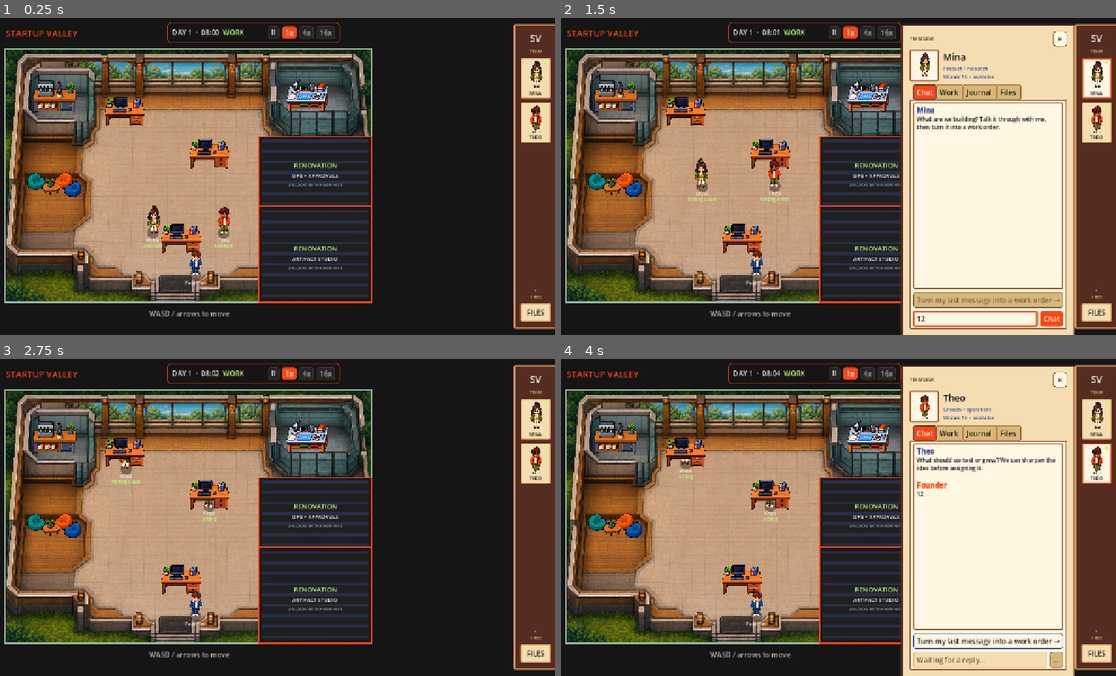
Above: before the commit, frames 1-4 (two rows, left to right).
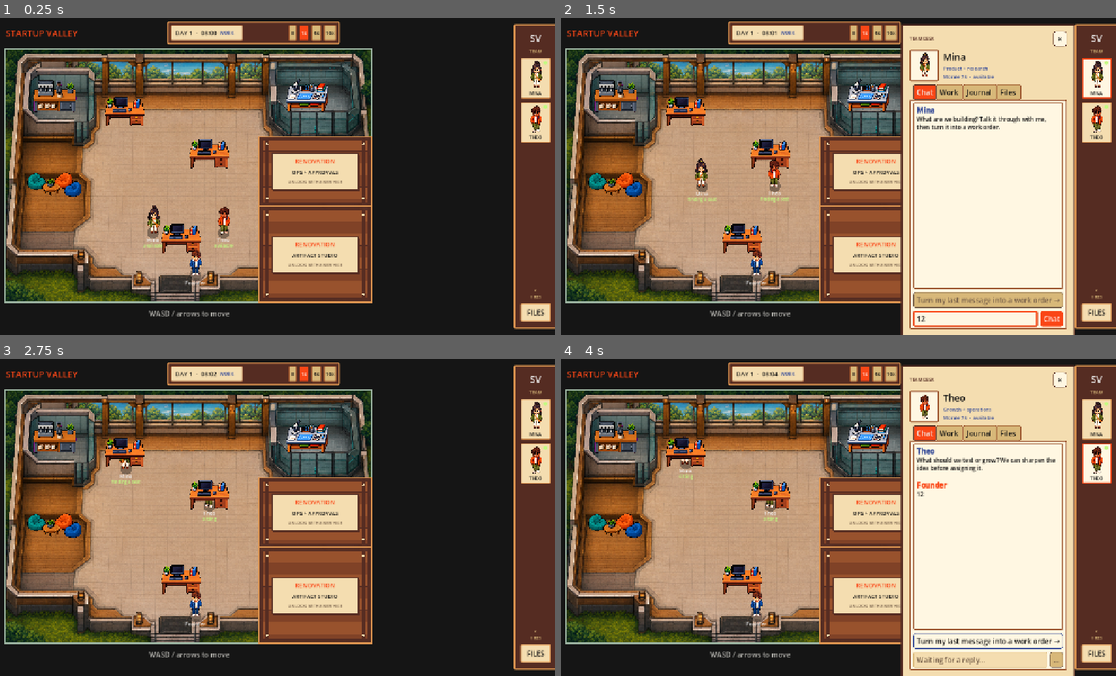
Above: after the commit, the same moments.

Repository: zhast/startup-valley
Game: Godot game, scene res://world/main.tscn
Two runs of this game, one before a commit and one after it. Both use one fixed random seed, a clock stepped at 60 frames per second and the inputs below.
Inputs (mouse positions are in pixels of both pictures, inside the frame that each line leads up to):
- Up to frame 1 (0.25 s): no input
- Up to frame 2 (1.5 s): click "MINA" at 0.5 s; click (977, 319) at 1.27 s; type "12" at 1.35 s
- Up to frame 3 (2.75 s): click "×" at 2 s
- Up to frame 4 (4 s): click "THEO" at 2.75 s; click "Chat" at 3.5 s

The runs differ from the first frame. In frame 1, 13% of the frame differs, in the area x 30-68%, y 1-90%; in frame 2, 10%; in frame 3, 13%; in frame 4, 10%.

Commit message:
feat(game): extend wooden notebook ui

Diff:
--- a/game/ui/artifact_viewer.gd
+++ b/game/ui/artifact_viewer.gd
@@ -2,11 +2,16 @@
 extends Control
 
 const VERMILION := Color("fa4616")
-const OFF_WHITE := Color("f1f1f1")
 const CHARCOAL := Color("151515")
-const CERULEAN := Color("6196c1")
+const INDIGO := Color("354b98")
 const CHARTREUSE := Color("c1fa81")
-const DUST := Color("b6b5b0")
+const PARCHMENT := Color("f4ddb0")
+const PARCHMENT_LIGHT := Color("fff7e2")
+const PARCHMENT_DARK := Color("d8b879")
+const WOOD := Color("9b542d")
+const WOOD_DARK := Color("552c22")
+const WOOD_LIGHT := Color("de9550")
+const MUTED_INK := Color("725b46")
 
 var _title_label: Label
 var _content: TextEdit
@@ -20,15 +25,7 @@
 	_build_interface()
 
 func _build_interface() -> void:
-	var style := StyleBoxFlat.new()
-	style.bg_color = CHARCOAL
-	style.border_color = VERMILION
-	style.set_border_width_all(2)
-	style.corner_radius_top_left = 12
-	style.corner_radius_top_right = 12
-	style.corner_radius_bottom_left = 12
-	style.corner_radius_bottom_right = 12
-	_modal.add_theme_stylebox_override("panel", style)
+	_modal.add_theme_stylebox_override("panel", _stylebox(PARCHMENT, WOOD_DARK, 5, 3))
 
 	var margin := MarginContainer.new()
 	margin.add_theme_constant_override("margin_left", 18)
@@ -45,38 +42,44 @@
 	var file_mark := Label.new()
 	file_mark.text = "▤"
 	file_mark.add_theme_font_size_override("font_size", 22)
-	file_mark.add_theme_color_override("font_color", VERMILION)
+	file_mark.add_theme_color_override("font_color", INDIGO)
 	header.add_child(file_mark)
 	_title_label = Label.new()
 	_title_label.text = "Artifact"
 	_title_label.add_theme_font_size_override("font_size", 18)
-	_title_label.add_theme_color_override("font_color", OFF_WHITE)
+	_title_label.add_theme_color_override("font_color", CHARCOAL)
 	_title_label.size_flags_horizontal = Control.SIZE_EXPAND_FILL
 	header.add_child(_title_label)
 	_close_button = Button.new()
 	_close_button.text = "Close"
 	_close_button.pressed.connect(hide)
-	_close_button.add_theme_stylebox_override("normal", _stylebox(Color("252525"), CERULEAN, 1, 5))
-	_close_button.add_theme_stylebox_override("hover", _stylebox(Color("303030"), CERULEAN, 2, 5))
-	_close_button.add_theme_stylebox_override("focus", _stylebox(Color("202020"), CHARTREUSE, 2, 5))
-	_close_button.add_theme_color_override("font_color", OFF_WHITE)
+	_close_button.add_theme_stylebox_override("normal", _stylebox(WOOD, WOOD_DARK, 2, 2))
+	_close_button.add_theme_stylebox_override("hover", _stylebox(WOOD_LIGHT, VERMILION, 2, 2))
+	_close_button.add_theme_stylebox_override("pressed", _stylebox(VERMILION, WOOD_DARK, 2, 2))
+	_close_button.add_theme_stylebox_override("focus", _stylebox(WOOD, CHARTREUSE, 2, 2))
+	_close_button.add_theme_color_override("font_color", PARCHMENT_LIGHT)
+	_close_button.add_theme_color_override("font_hover_color", CHARCOAL)
+	_close_button.add_theme_color_override("font_pressed_color", PARCHMENT_LIGHT)
 	header.add_child(_close_button)
 	var caption := Label.new()
 	caption.text = "DELIVERY PREVIEW  ·  READ ONLY"
 	caption.add_theme_font_size_override("font_size", 10)
-	caption.add_theme_color_override("font_color", DUST)
+	caption.add_theme_color_override("font_color", MUTED_INK)
 	column.add_child(caption)
+	var rule := HSeparator.new()
+	rule.add_theme_stylebox_override("separator", _stylebox(PARCHMENT_DARK, PARCHMENT_DARK, 1, 0))
+	column.add_child(rule)
 
 	_content = TextEdit.new()
 	_content.editable = false
 	_content.wrap_mode = TextEdit.LINE_WRAPPING_BOUNDARY
 	_content.size_flags_vertical = Control.SIZE_EXPAND_FILL
 	_content.add_theme_font_size_override("font_size", 14)
-	_content.add_theme_color_override("font_color", OFF_WHITE)
-	_content.add_theme_color_override("font_readonly_color", OFF_WHITE)
+	_content.add_theme_color_override("font_color", CHARCOAL)
+	_content.add_theme_color_override("font_readonly_color", CHARCOAL)
 	_content.add_theme_color_override("caret_color", VERMILION)
-	_content.add_theme_stylebox_override("normal", _stylebox(Color("202020"), Color("484848"), 1, 6))
-	_content.add_theme_stylebox_override("read_only", _stylebox(Color("202020"), Color("484848"), 1, 6))
+	_content.add_theme_stylebox_override("normal", _stylebox(PARCHMENT_LIGHT, WOOD, 2, 2))
+	_content.add_theme_stylebox_override("read_only", _stylebox(PARCHMENT_LIGHT, WOOD, 2, 2))
 	column.add_child(_content)
 
 func _stylebox(background: Color, border: Color, width: int, radius: int) -> StyleBoxFlat:
--- a/game/ui/clock_panel.gd
+++ b/game/ui/clock_panel.gd
@@ -6,43 +6,56 @@
 const VERMILION := Color("fa4616")
 const OFF_WHITE := Color("f1f1f1")
 const CHARCOAL := Color("151515")
-const CERULEAN := Color("6196c1")
+const INDIGO := Color("354b98")
 const CHARTREUSE := Color("c1fa81")
-const DUST := Color("b6b5b0")
+const PARCHMENT := Color("f4ddb0")
+const PARCHMENT_LIGHT := Color("fff7e2")
+const PARCHMENT_DARK := Color("d8b879")
+const WOOD := Color("9b542d")
+const WOOD_DARK := Color("552c22")
+const WOOD_LIGHT := Color("de9550")
+const MUTED_INK := Color("725b46")
 
 var _time_label: Label
 var _phase_label: Label
 var _speed_buttons: Array[Button] = []
 
 func _ready() -> void:
-	var style := StyleBoxFlat.new()
-	style.bg_color = CHARCOAL
-	style.border_color = VERMILION
-	style.set_border_width_all(1)
-	style.corner_radius_top_left = 8
-	style.corner_radius_top_right = 8
-	style.corner_radius_bottom_left = 8
-	style.corner_radius_bottom_right = 8
-	add_theme_stylebox_override("panel", style)
+	add_theme_stylebox_override("panel", _panel_style(WOOD_DARK, WOOD_LIGHT, 3, 3))
 
 	var margin := MarginContainer.new()
-	margin.add_theme_constant_override("margin_left", 10)
-	margin.add_theme_constant_override("margin_right", 10)
-	margin.add_theme_constant_override("margin_top", 8)
-	margin.add_theme_constant_override("margin_bottom", 8)
+	margin.add_theme_constant_override("margin_left", 5)
+	margin.add_theme_constant_override("margin_right", 5)
+	margin.add_theme_constant_override("margin_top", 5)
+	margin.add_theme_constant_override("margin_bottom", 5)
 	add_child(margin)
 	var row := HBoxContainer.new()
-	row.add_theme_constant_override("separation", 7)
+	row.add_theme_constant_override("separation", 5)
 	margin.add_child(row)
+
+	var clock_face := PanelContainer.new()
+	clock_face.custom_minimum_size = Vector2(164.0, 0.0)
+	clock_face.add_theme_stylebox_override("panel", _panel_style(PARCHMENT, WOOD, 2, 2))
+	row.add_child(clock_face)
+	var clock_margin := MarginContainer.new()
+	clock_margin.add_theme_constant_override("margin_left", 8)
+	clock_margin.add_theme_constant_override("margin_right", 8)
+	clock_margin.add_theme_constant_override("margin_top", 3)
+	clock_margin.add_theme_constant_override("margin_bottom", 3)
+	clock_face.add_child(clock_margin)
+	var clock_row := HBoxContainer.new()
+	clock_row.add_theme_constant_override("separation", 7)
+	clock_margin.add_child(clock_row)
 	_time_label = Label.new()
 	_time_label.text = "DAY 1  ·  08:00"
-	_time_label.add_theme_font_size_override("font_size", 16)
-	_time_label.add_theme_color_override("font_color", OFF_WHITE)
-	row.add_child(_time_label)
+	_time_label.add_theme_font_size_override("font_size", 14)
+	_time_label.add_theme_color_override("font_color", CHARCOAL)
+	clock_row.add_child(_time_label)
 	_phase_label = Label.new()
 	_phase_label.text = "WORK"
-	_phase_label.add_theme_color_override("font_color", CHARTREUSE)
-	row.add_child(_phase_label)
+	_phase_label.add_theme_font_size_override("font_size", 10)
+	_phase_label.add_theme_color_override("font_color", INDIGO)
+	clock_row.add_child(_phase_label)
 	var spacer := Control.new()
 	spacer.size_flags_horizontal = Control.SIZE_EXPAND_FILL
 	row.add_child(spacer)
@@ -52,33 +65,46 @@
 		button.text = "Ⅱ" if value == 0.0 else "%dx" % int(value)
 		button.tooltip_text = "Pause clock" if value == 0.0 else "%d game minutes per second" % int(value)
 		button.pressed.connect(speed_selected.emit.bind(value))
-		button.add_theme_stylebox_override("normal", _button_style(Color("252525"), Color("484848"), 1))
-		button.add_theme_stylebox_override("hover", _button_style(Color("303030"), CERULEAN, 1))
-		button.add_theme_stylebox_override("pressed", _button_style(VERMILION, VERMILION, 1))
-		button.add_theme_stylebox_override("focus", _button_style(Color("00000000"), CHARTREUSE, 2))
-		button.add_theme_color_override("font_color", DUST)
+		button.add_theme_font_size_override("font_size", 11)
+		button.add_theme_stylebox_override("normal", _button_style(PARCHMENT_DARK, WOOD, 2))
+		button.add_theme_stylebox_override("hover", _button_style(PARCHMENT_LIGHT, VERMILION, 2))
+		button.add_theme_stylebox_override("pressed", _button_style(VERMILION, WOOD_DARK, 2))
+		button.add_theme_stylebox_override("focus", _button_style(PARCHMENT_LIGHT, CHARTREUSE, 2))
+		button.add_theme_color_override("font_color", CHARCOAL)
+		button.add_theme_color_override("font_hover_color", CHARCOAL)
 		button.add_theme_color_override("font_pressed_color", Color.WHITE)
+		button.add_theme_color_override("font_focus_color", CHARCOAL)
 		_speed_buttons.append(button)
 		row.add_child(button)
+
+func _panel_style(background: Color, border: Color, width: int, radius: int) -> StyleBoxFlat:
+	var style := StyleBoxFlat.new()
+	style.bg_color = background
+	style.border_color = border
+	style.set_border_width_all(width)
+	style.set_corner_radius_all(radius)
+	return style
 
 func _button_style(background: Color, border: Color, width: int) -> StyleBoxFlat:
 	var style := StyleBoxFlat.new()
 	style.bg_color = background
 	style.border_color = border
 	style.set_border_width_all(width)
-	style.set_corner_radius_all(4)
-	style.content_margin_left = 7.0
-	style.content_margin_right = 7.0
+	style.set_corner_radius_all(2)
+	style.content_margin_left = 5.0
+	style.content_margin_right = 5.0
+	style.content_margin_top = 3.0
+	style.content_margin_bottom = 3.0
 	return style
 
 func show_clock(day: int, minute_of_day: int, phase: String, speed: float) -> void:
 	_time_label.text = "DAY %d  ·  %02d:%02d" % [day, minute_of_day / 60, minute_of_day % 60]
 	_phase_label.text = phase.to_upper()
-	var color := CHARTREUSE
+	var color := INDIGO
 	if phase == "lunch":
 		color = VERMILION
 	elif phase == "off":
-		color = DUST
+		color = MUTED_INK
 	_phase_label.add_theme_color_override("font_color", color)
 	var speeds := [0.0, 1.0, 4.0, 16.0]
 	for index in range(_speed_buttons.size()):
--- a/game/ui/clock_panel.tscn
+++ b/game/ui/clock_panel.tscn
@@ -4,7 +4,7 @@
 
 [node name="ClockPanel" type="PanelContainer"]
 offset_left = 400.0
-offset_top = 10.0
+offset_top = 8.0
 offset_right = 792.0
-offset_bottom = 56.0
+offset_bottom = 60.0
 script = ExtResource("1")
--- a/game/world/town_room.gd
+++ b/game/world/town_room.gd
@@ -9,10 +9,16 @@
 const APPROVAL_CONSOLE_SCENE: PackedScene = preload("res://props/approval_console.tscn")
 const ARTIFACT_ARCHIVE_SCENE: PackedScene = preload("res://props/artifact_archive.tscn")
 const PROTOTYPE_BENCH_SCENE: PackedScene = preload("res://props/prototype_bench.tscn")
-const LOCKED_FILL := Color("151515f2")
-const LOCKED_INSET := Color("202020ed")
-const LOCKED_STRIPE := Color("354b9855")
-const LOCKED_BORDER := Color("fa4616")
+const LOCKED_FILL := Color("552c22f5")
+const LOCKED_INSET := Color("6e3b28f2")
+const LOCKED_PLANK_A := Color("9b542ded")
+const LOCKED_PLANK_B := Color("814327ed")
+const LOCKED_BORDER := Color("de9550")
+const LOCKED_PARCHMENT := Color("f4ddb0")
+const LOCKED_PARCHMENT_LIGHT := Color("fff7e2")
+const LOCKED_INK := Color("151515")
+const LOCKED_MUTED_INK := Color("725b46")
+const LOCKED_ACCENT := Color("fa4616")
 
 var tile_size: int = 32
 var grid_width: int = 26
@@ -244,39 +250,71 @@
 func _draw_locked_section(section: Dictionary) -> void:
 	var area := _section_rect(section)
 	draw_rect(area, LOCKED_FILL, true)
-	var inset := area.grow(-7.0)
+	var inset := area.grow(-8.0)
 	draw_rect(inset, LOCKED_INSET, true)
-	var stripe_y := inset.position.y
-	while stripe_y < inset.end.y:
-		draw_rect(Rect2(inset.position.x, stripe_y, inset.size.x, 7.0), LOCKED_STRIPE, true)
-		stripe_y += 24.0
+	var plank_y := inset.position.y
+	var plank_index := 0
+	while plank_y < inset.end.y:
+		var plank_height := minf(27.0, inset.end.y - plank_y)
+		var plank_color := LOCKED_PLANK_A if plank_index % 2 == 0 else LOCKED_PLANK_B
+		draw_rect(Rect2(inset.position.x, plank_y, inset.size.x, plank_height), plank_color, true)
+		draw_line(
+			Vector2(inset.position.x, plank_y + plank_height),
+			Vector2(inset.end.x, plank_y + plank_height),
+			LOCKED_FILL,
+			2.0
+		)
+		plank_y += plank_height
+		plank_index += 1
+	var left_brace := Rect2(inset.position.x + 7.0, inset.position.y, 7.0, inset.size.y)
+	var right_brace := Rect2(inset.end.x - 14.0, inset.position.y, 7.0, inset.size.y)
+	draw_rect(left_brace, LOCKED_FILL, true)
+	draw_rect(right_brace, LOCKED_FILL, true)
 	draw_rect(area, LOCKED_BORDER, false, 3.0)
+	draw_rect(inset, LOCKED_FILL, false, 2.0)
+	for bolt_position: Vector2 in [
+		inset.position + Vector2(10.5, 10.5),
+		Vector2(inset.end.x - 10.5, inset.position.y + 10.5),
+		Vector2(inset.position.x + 10.5, inset.end.y - 10.5),
+		inset.end - Vector2(10.5, 10.5),
+	]:
+		draw_circle(bolt_position, 2.5, LOCKED_PARCHMENT)
+
 	var label := str(section.get("label", "NEW WING"))
-	var label_y := area.position.y + area.size.y * 0.5
+	var sign_width := minf(196.0, area.size.x - 30.0)
+	var sign_size := Vector2(sign_width, 82.0)
+	var sign_position := area.get_center() - sign_size * 0.5
+	var sign_rect := Rect2(sign_position, sign_size)
+	draw_rect(Rect2(sign_position + Vector2(3.0, 3.0), sign_size), LOCKED_FILL, true)
+	draw_rect(sign_rect, LOCKED_PARCHMENT, true)
+	draw_rect(sign_rect.grow(-4.0), LOCKED_PARCHMENT_LIGHT, false, 1.0)
+	draw_rect(sign_rect, LOCKED_FILL, false, 3.0)
+	var text_x := sign_rect.position.x + 8.0
+	var text_width := sign_rect.size.x - 16.0
 	draw_string(
 		ThemeDB.fallback_font,
-		Vector2(area.position.x + 12.0, label_y - 8.0),
+		Vector2(text_x, sign_rect.position.y + 23.0),
 		"RENOVATION",
 		HORIZONTAL_ALIGNMENT_CENTER,
-		area.size.x - 24.0,
-		15,
-		Color("c1fa81")
+		text_width,
+		14,
+		LOCKED_ACCENT
 	)
 	draw_string(
 		ThemeDB.fallback_font,
-		Vector2(area.position.x + 12.0, label_y + 14.0),
+		Vector2(text_x, sign_rect.position.y + 47.0),
 		label,
 		HORIZONTAL_ALIGNMENT_CENTER,
-		area.size.x - 24.0,
+		text_width,
 		12,
-		Color("f1f1f1")
+		LOCKED_INK
 	)
 	draw_string(
 		ThemeDB.fallback_font,
-		Vector2(area.position.x + 12.0, label_y + 34.0),
+		Vector2(text_x, sign_rect.position.y + 68.0),
 		"UNLOCKS WITH A NEW HIRE",
 		HORIZONTAL_ALIGNMENT_CENTER,
-		area.size.x - 24.0,
+		text_width,
 		9,
-		Color("9eb3aa")
+		LOCKED_MUTED_INK
 	)
